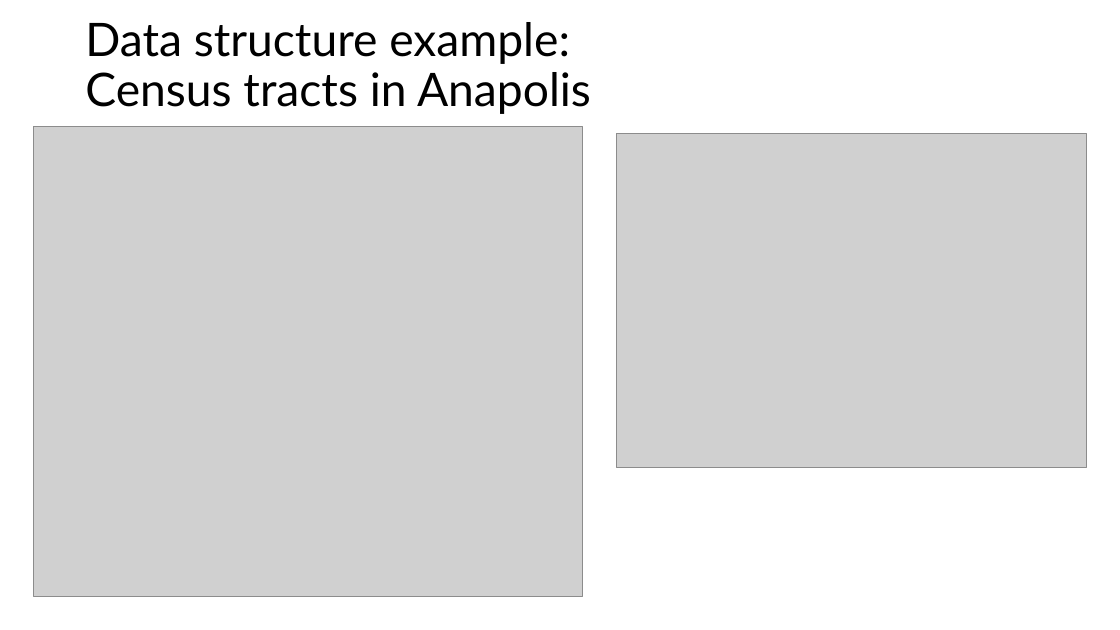
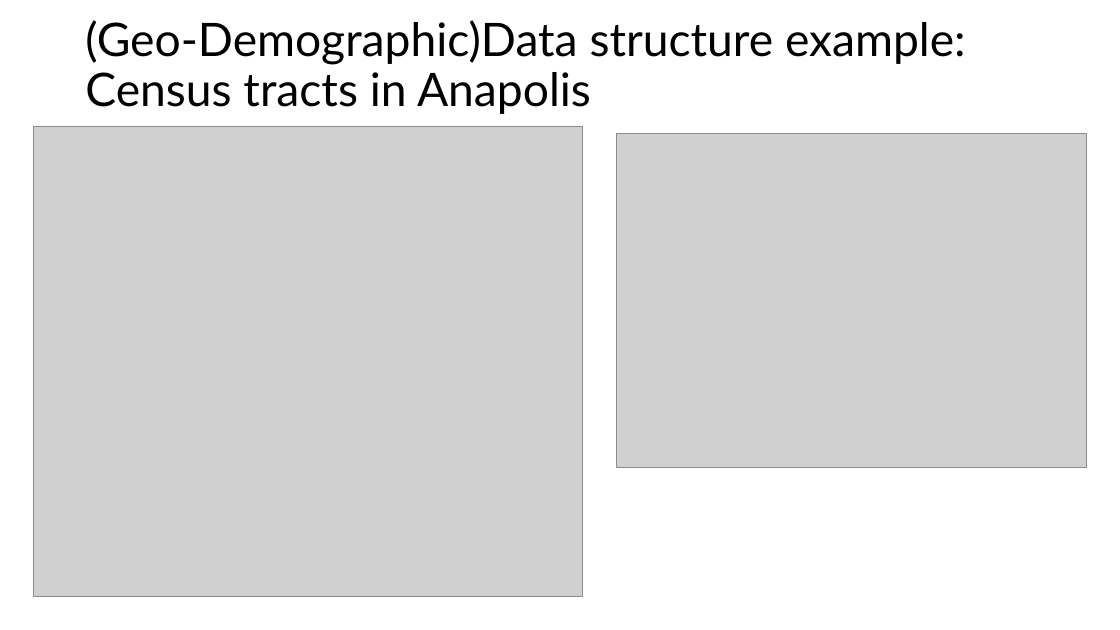
Before and after one commit to szkaifeng/ClimateDataIntro, a slide deck: slide 11 of Climate Data Introduction.pptx. Drawn at 1120x630 pixels with LibreOffice and Linux fonts; fonts in the diff are those of the drawing; grey boxes stand for pictures. Boxes give left, top, right and bottom in pixels: in the first picture for what was removed or moved away, otherwise in the second. Text is boxed around its words. In the diff, an @@ line names an element or a change of style, - is before the commit and + after.

```diff
--- a/Climate Data Introduction.pptx
+++ b/Climate Data Introduction.pptx
@@ title at (85,20,966,114): text changed @@
-Data structure example:
-Census tracts in Anapolis
+(Geo-Demographic)Data structure example:
+Census tracts in Anapolis
```
Also in this commit, not shown: 11 other slides changed.
